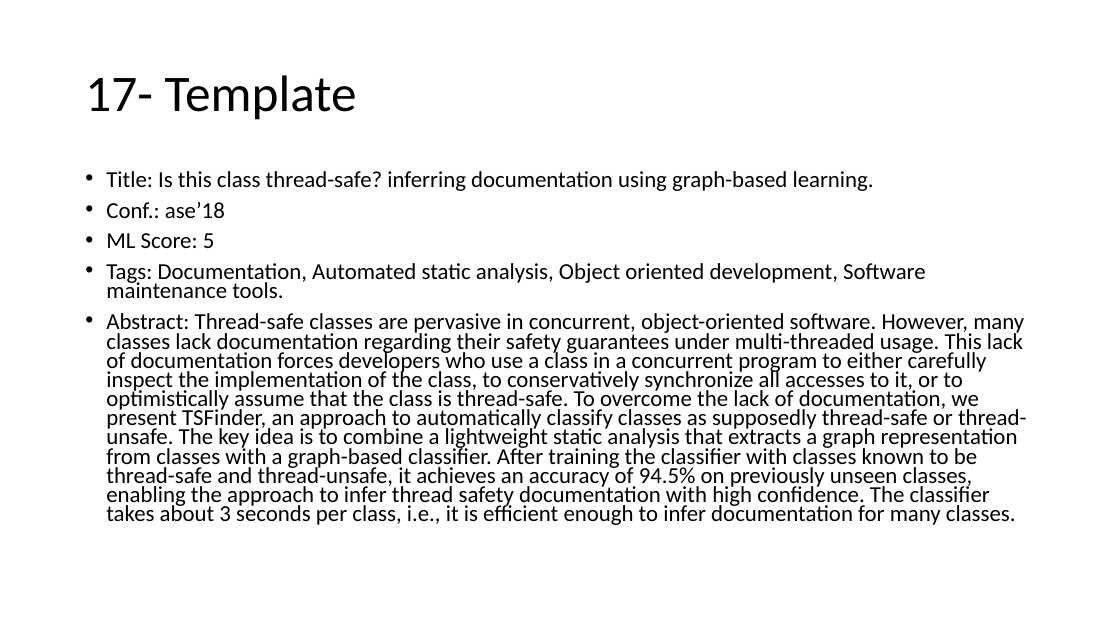
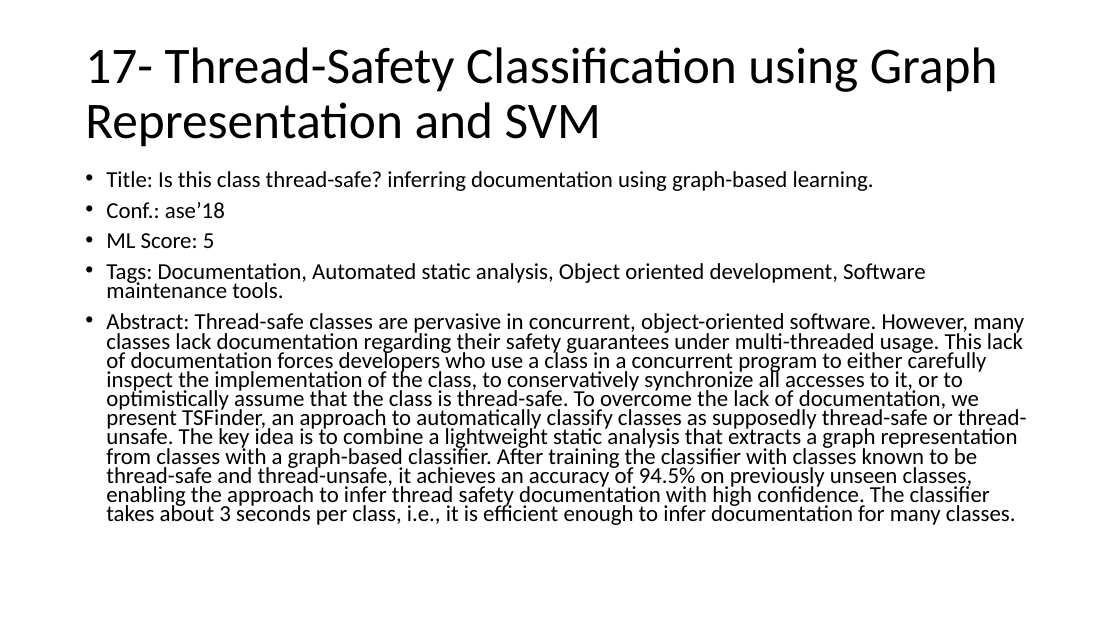
Before and after one commit to AhmadM-DL/SEML, a slide deck: slide 43 of SEML.pptx. Drawn at 1120x630 pixels with LibreOffice and Linux fonts; fonts in the diff are those of the drawing. Boxes give left, top, right and bottom in pixels: in the first picture for what was removed or moved away, otherwise in the second. Text is boxed around its words. In the diff, an @@ line names an element or a change of style, - is before the commit and + after.

```diff
--- a/SEML.pptx
+++ b/SEML.pptx
@@ title at [85, 47, 998, 147]: text changed @@
-17- Template
+17- Thread-Safety Classification using Graph Representation and SVM
```
Also in this commit, not shown: 2 other slides changed, 3 slides added, 1 other file.
